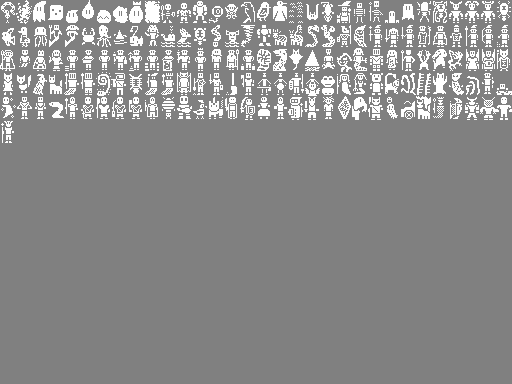
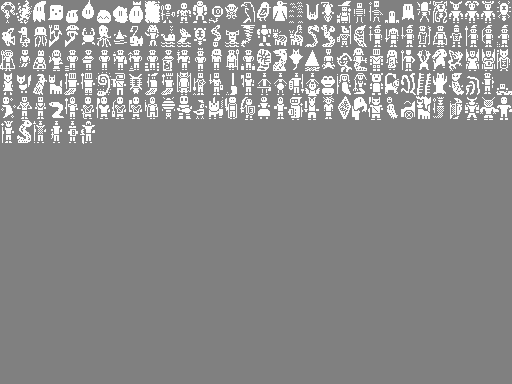
Layer changes from the first 512 x 384 image to the second:
painted on "Background" over [17, 120, 95, 144]
